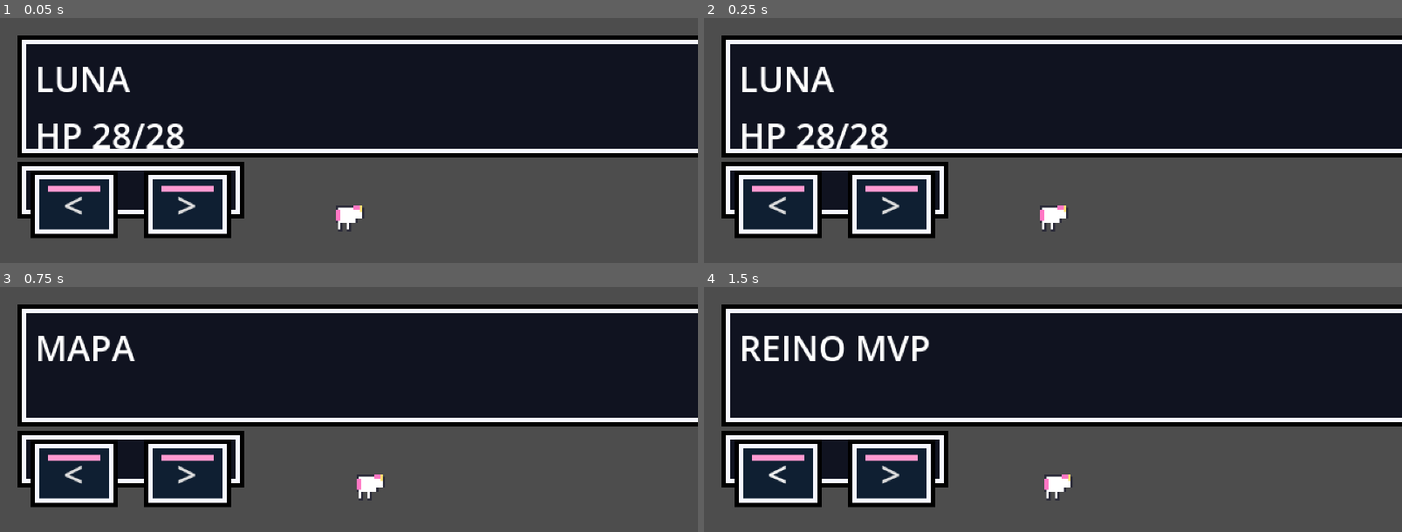
Above: before the commit, frames 1-4 (two rows, left to right).
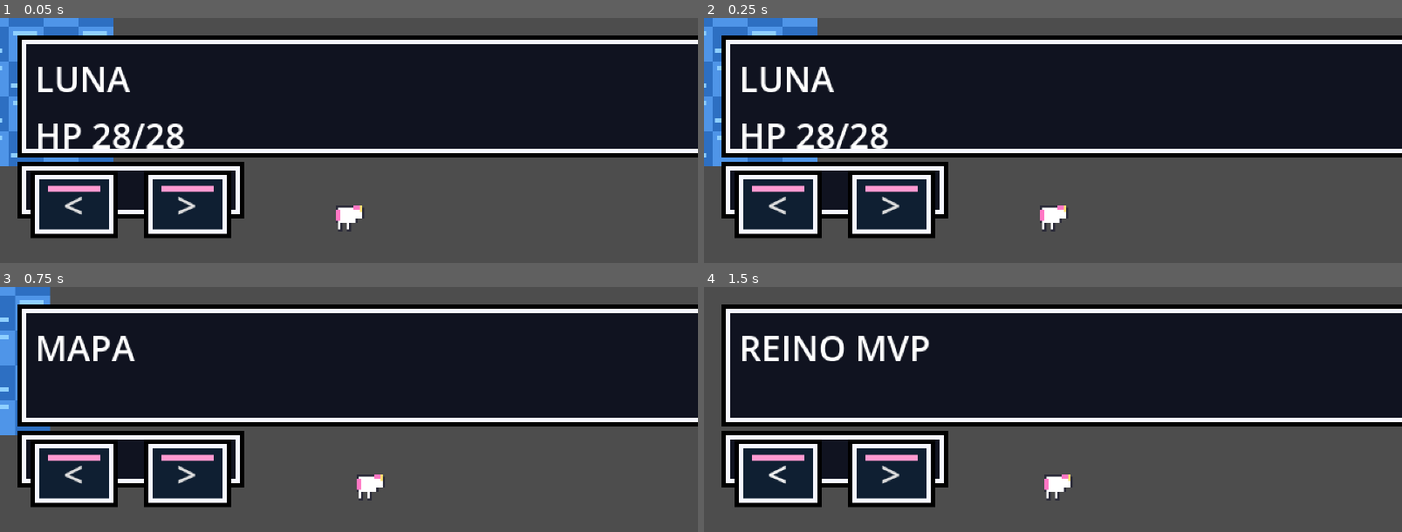
Above: after the commit, the same moments.

Repository: lualab-xyz/rpg-unicorn-platform
Game: Godot game, scene res://scenes/main.tscn
The game is run twice, just before and just after one commit, with the same random seed, the same clock (stepped at 60 frames per second) and the same inputs.
Inputs (mouse positions are in pixels of both pictures, inside the frame that each line leads up to):
- Up to frame 1 (0.05 s): no input
- Up to frame 2 (0.25 s): no input
- Up to frame 3 (0.75 s): tap Enter (ui_accept) at 0.5 s; move the mouse to (502, 463) at 0.52 s; hold Right (ui_right) from 0.53 s (still down); tap Q at 0.6 s; click (502, 463) at 0.67 s
- Up to frame 4 (1.5 s): tap Enter (ui_accept) at 0.77 s; release Right (ui_right) at 1.25 s; click "<" at 1.25 s

The runs differ from the first frame. In frame 1, 2.7% of the frame differs, in the area x 0-17%, y 0-61%; in frame 2, 2.7%; in frame 3, 1.9%; in frame 4, nothing differs.
Error before the commit: Parse Error: Cannot pass a value of type "bool" as "Color". (res://scripts/world_renderer.gd:45)

Commit message:
enable Godot toolchain and pages export workflow

Diff:
--- a/apps/godot-player/scripts/world_renderer.gd
+++ b/apps/godot-player/scripts/world_renderer.gd
@@ -42,7 +42,13 @@
 
 
 func _draw_tile(tile_index: int, pos: Vector2) -> void:
-    draw_texture_rect_region(tileset, Rect2(pos, Vector2(TILE, TILE)), _tile_region(tile_index), false)
+    draw_texture_rect_region(
+        tileset,
+        Rect2(pos, Vector2(TILE, TILE)),
+        _tile_region(tile_index),
+        Color(1, 1, 1, 1),
+        false,
+    )
 
 
 func _draw_ground(cam_pos: Vector2, viewport: Vector2) -> void:
@@ -84,7 +90,8 @@
         Rect2(120, 705, 860, 42),
         Rect2(1240, 705, 840, 42),
     ]
-    for zone in zones:
+    for zone_data in zones:
+        var zone := zone_data as Rect2
         var px := zone.position.x - cam_pos.x
         var py := zone.position.y - cam_pos.y
         for y in range(0, int(zone.size.y), TILE):
Not shown, added: apps/godot-player/export_presets.cfg
Not shown, changed: .github/workflows/deploy-pages.yml
Not shown, changed: AGENT_CONTEXT/DECISIONS.md
Not shown, changed: AGENT_CONTEXT/PLAN.md
Not shown, changed: AGENT_CONTEXT/STATE.md
Not shown, added: apps/godot-player/.gitignore
